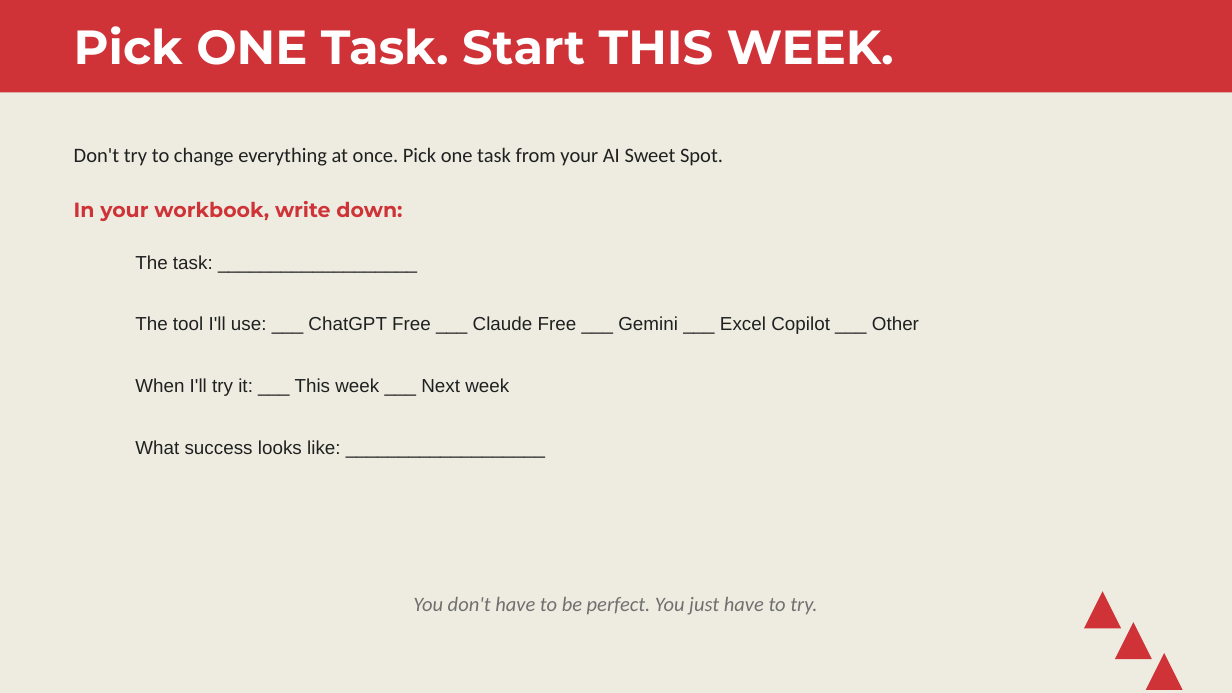
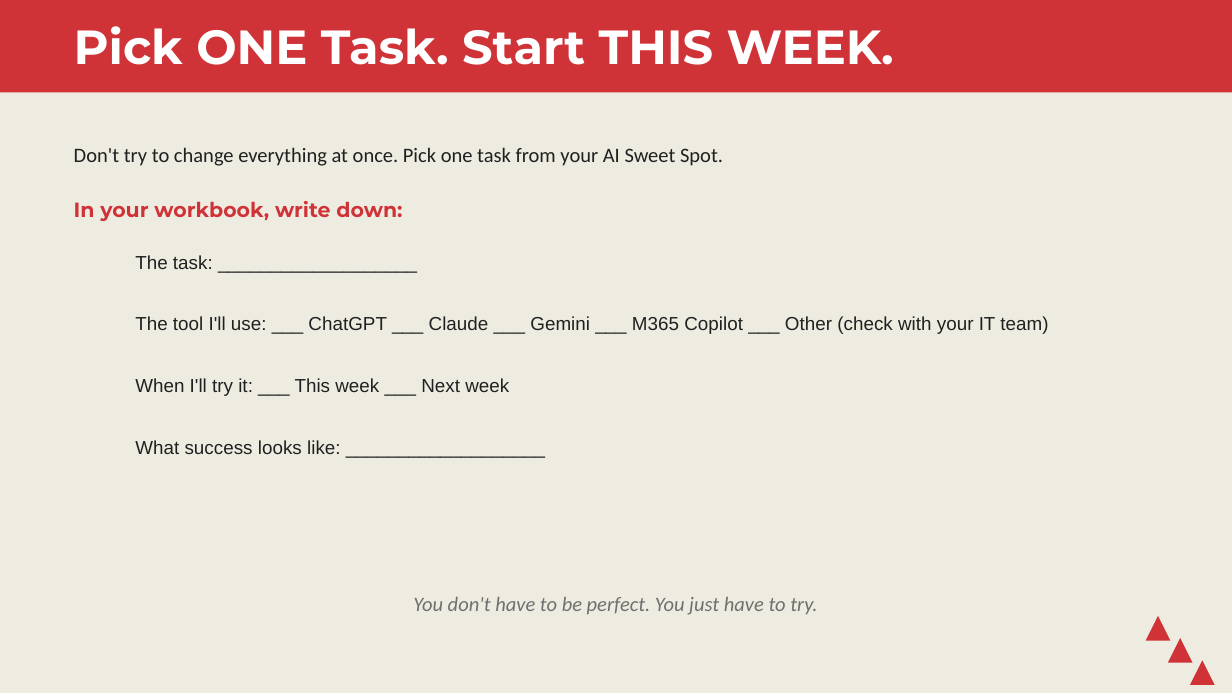
Before and after one commit to stringfestdata/map-excel-workflows-to-ai, a slide deck: slide 29 of workshop-slides.pptx (slide 28 before the commit). Drawn at 1232x693 pixels with LibreOffice and Linux fonts; fonts in the diff are those of the drawing. Boxes give left, top, right and bottom in pixels: in the first picture for what was removed or moved away, otherwise in the second. Text is boxed around its words. In the diff, an @@ line names an element or a change of style, - is before the commit and + after.

```diff
--- a/workshop-slides.pptx
+++ b/workshop-slides.pptx
@@ text at bbox=[135, 316, 1048, 334]: text changed @@
-The tool I'll use: ___ ChatGPT Free ___ Claude Free ___ Gemini ___ Excel Copilot ___ Other
+The tool I'll use: ___ ChatGPT ___ Claude ___ Gemini ___ M365 Copilot ___ Other (check with your IT team)
@@ triangle: place and size @@
-triangle at bbox=[1084, 591, 1121, 628]
+triangle at bbox=[1146, 616, 1170, 641]
@@ triangle: place and size @@
-triangle at bbox=[1115, 622, 1152, 659]
+triangle at bbox=[1168, 638, 1193, 663]
@@ triangle: place and size @@
-triangle at bbox=[1146, 653, 1183, 690]
+triangle at bbox=[1190, 660, 1215, 685]
```
Also in this commit, not shown: 20 other slides changed, 2 slides added, 1 slide removed, 6 other files.
